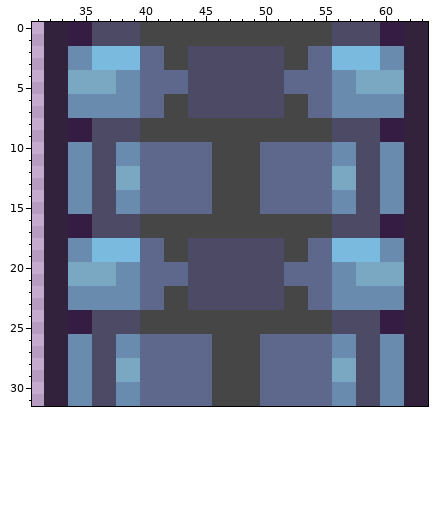
Pixel-art sprite: src/com/powerflasher/SampleApp/Area2/pared.png. Above: the version before the commit.
The file is 64x32 pixels. Shown: x 31..63, y 0..31.
The result:
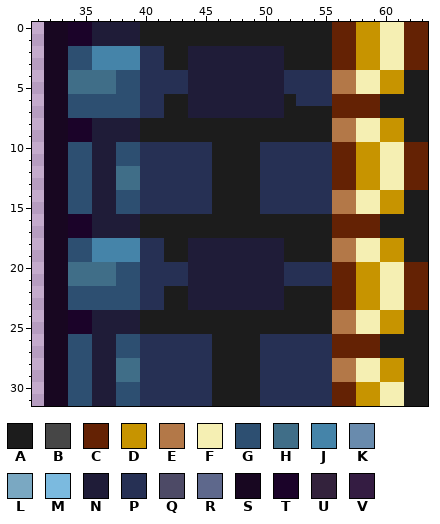
Palette (. is transparent): A #1c1c1c  B #464646  C #642204  D #c79400  E #b37848  F #f5efb3  G #2d4f71  H #406e88  J #4584a9  K #698bad  L #7aa8c2  M #7bbadf  N #1f1c38  P #263054  Q #4d4a66  R #5e688c  S #180721  T #1b0329  U #33223c  V #341c42
What changed:
Changed rows in their new state; - is an unchanged pixel.
first column x 32:
 0 SSTTNNNNAAAAAAAAAAAAAAAACCDDFFCC
 1 SSTTNNNNAAAAAAAAAAAAAAAACCDDFFCC
 2 SSGGJJJJPPAANNNNNNNNAAAACCDDFFCC
 3 SSGGJJJJPPAANNNNNNNNAAAACCDDFFCC
 4 SSHHHHGGPPPPNNNNNNNNPPPPEEFFDDAA
 5 SSHHHHGGPPPPNNNNNNNNPPPPEEFFDDAA
 6 SSGGGGGGPPAANNNNNNNNAPPPCCCCAAAA
 7 SSGGGGGGPPAANNNNNNNNAAAACCCCAAAA
 8 SSTTNNNNAAAAAAAAAAAAAAAAEEFFDDAA
 9 SSTTNNNNAAAAAAAAAAAAAAAAEEFFDDAA
10 SSGGNNGGPPPPPPAAAAPPPPPPCCDDFFCC
11 SSGGNNGGPPPPPPAAAAPPPPPPCCDDFFCC
12 SSGGNNHHPPPPPPAAAAPPPPPPCCDDFFCC
13 SSGGNNHHPPPPPPAAAAPPPPPPCCDDFFCC
14 SSGGNNGGPPPPPPAAAAPPPPPPEEFFDDAA
15 SSGGNNGGPPPPPPAAAAPPPPPPEEFFDDAA
16 SSTTNNNNAAAAAAAAAAAAAAAACCCCAAAA
17 SSTTNNNNAAAAAAAAAAAAAAAACCCCAAAA
18 SSGGJJJJPPAANNNNNNNNAAAAEEFFDDAA
19 SSGGJJJJPPAANNNNNNNNAAAAEEFFDDAA
20 SSHHHHGGPPPPNNNNNNNNPPPPCCDDFFCC
21 SSHHHHGGPPPPNNNNNNNNPPPPCCDDFFCC
22 SSGGGGGGPPAANNNNNNNNAAAACCDDFFCC
23 SSGGGGGGPPAANNNNNNNNAAAACCDDFFCC
24 SSTTNNNNAAAAAAAAAAAAAAAAEEFFDDAA
25 SSTTNNNNAAAAAAAAAAAAAAAAEEFFDDAA
26 SSGGNNGGPPPPPPAAAAPPPPPPCCCCAAAA
27 SSGGNNGGPPPPPPAAAAPPPPPPCCCCAAAA
28 SSGGNNHHPPPPPPAAAAPPPPPPEEFFDDAA
29 SSGGNNHHPPPPPPAAAAPPPPPPEEFFDDAA
30 SSGGNNGGPPPPPPAAAAPPPPPPCCDDFFAA
31 SSGGNNGGPPPPPPAAAAPPPPPPCCDDFFAA
Changed places in both pictures, as pixel boxes (x1, y1, x2, y2):
changed: (44, 22, 428, 406)
